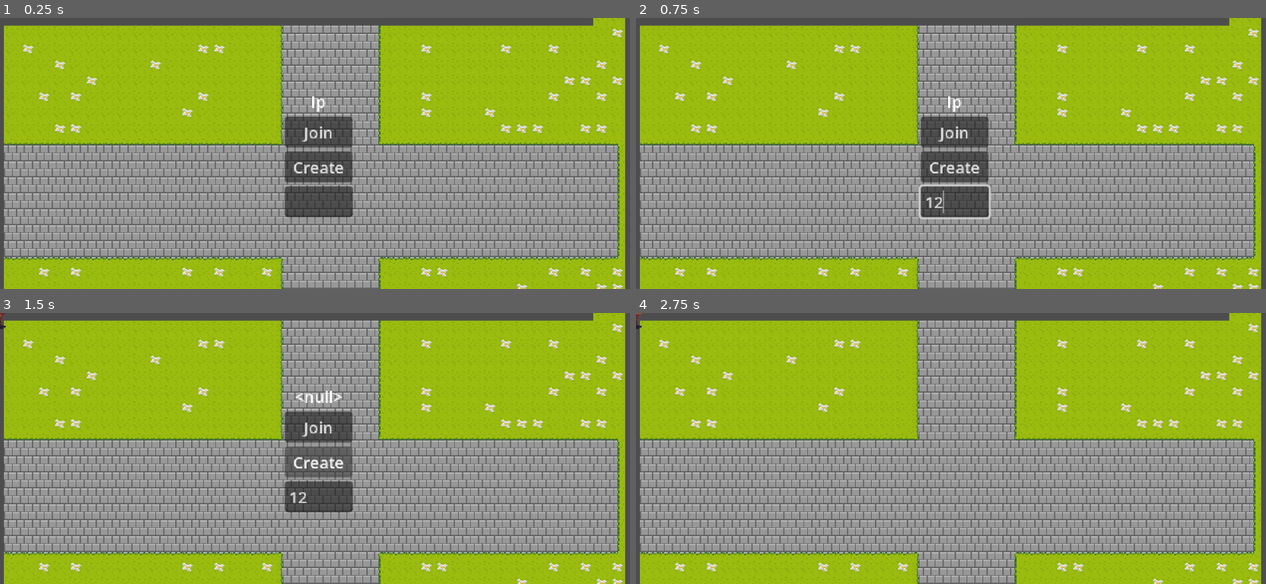
Above: before the commit, frames 1-4 (two rows, left to right).
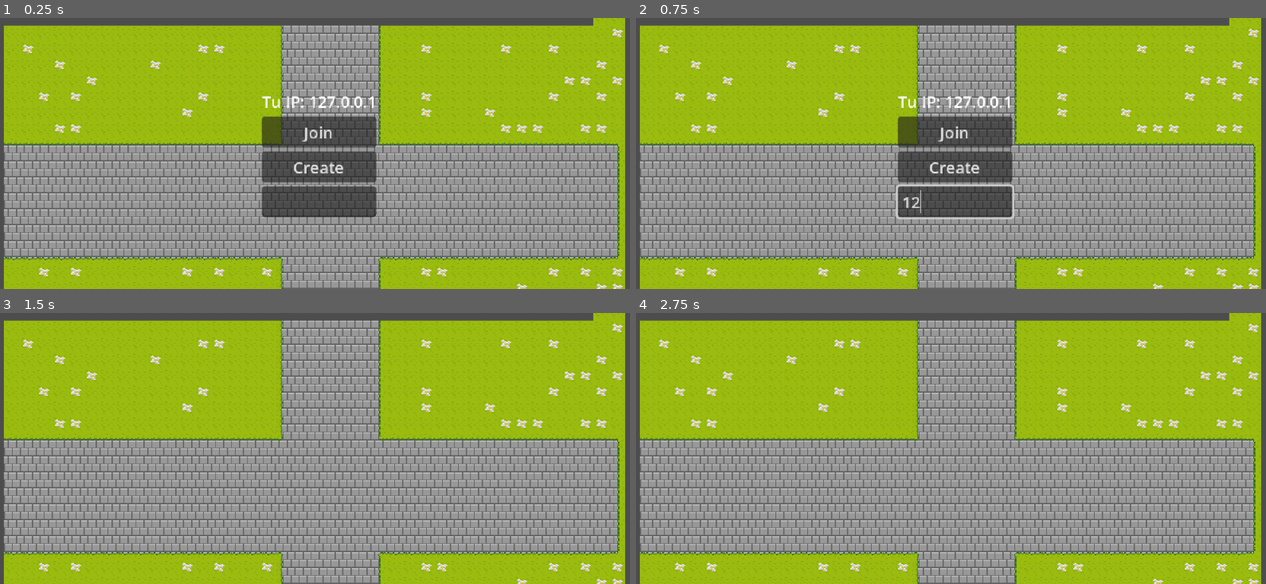
Above: after the commit, the same moments.

Repository: GroverAmador/Rhytm_Park
Game: Godot game, scene res://Scenes/UI/menu.tscn
The game is run twice, just before and just after one commit, with the same random seed, the same clock (stepped at 60 frames per second) and the same inputs. This scene is started directly instead of the project's main scene.
Inputs (mouse positions are in pixels of both pictures, inside the frame that each line leads up to):
- Up to frame 1 (0.25 s): no input
- Up to frame 2 (0.75 s): click (957, 202) at 0.52 s; type "12" at 0.6 s
- Up to frame 3 (1.5 s): click "Create" at 1.25 s
- Up to frame 4 (2.75 s): click (957, 426) at 2 s, where only the run before the commit has a clickable "Join"

The runs differ from the first frame. In frame 1, 2.9% of the frame differs, in the area x 41-60%, y 28-74%; in frame 2, 3.1%; in frame 3, 3.6%, in the area x 0-57%, y 0-74%; in frame 4, less than 0.1%.
Error before the commit: Invalid operands 'String' and 'Nil' in operator '+'. (res://Scripts/Game/menu.gd:8)

Commit message:
feat: implementar sincronización multijugador y corrección de red local

Diff:
--- a/Scripts/Game/Connection/server_manager.gd
+++ b/Scripts/Game/Connection/server_manager.gd
@@ -1,44 +1,40 @@
 extends Node
 class_name ServerManager
 
-
-@export_category("Player")
 @export var Player : PackedScene
-@export_category("Path")
-@export var main_scene: Node
-@export_category("Atrubutes")
-@export var addres: String
-@export var port: String
-@export var max_clients = 3
+@export var main_scene : Node
+@export var port : int = 8910
 
 var peer = ENetMultiplayerPeer.new()
-enum connection {SERVER, CLIENT}
 
+func _ready():
+	multiplayer.peer_connected.connect(_on_peer_connected)
+	print("ServerManager listo.")
 
-func CreateServer(_port: String = port):
-	peer.create_server(_port.to_int(), max_clients)
-	checkConnection(connection.SERVER)
+func CreateServer():
+	var error = peer.create_server(port, 3)
+	if error != OK:
+		print("Error al crear servidor: ", error)
+		return
 	multiplayer.multiplayer_peer = peer
-	multiplayer.peer_connected.connect(player_connected)
-	player_connected()
+	print("Servidor iniciado en puerto: ", port)
 
-func CreateClient(_address: String = addres, _port: String = port):
-	peer.create_client(_address, _port.to_int())
-	checkConnection(connection.CLIENT)
-	multiplayer.multiplayer_peer = peer
-
-
-
-func player_connected(id: int = 1):
+	# Instanciar al jugador del servidor (ID 1)
 	var player = Player.instantiate()
-	player.name = str(id)
+	player.name = "1"
 	main_scene.add_child(player, true)
 
+func CreateClient(address: String):
+	var error = peer.create_client(address, port)
+	if error != OK:
+		print("Error al conectar: ", error)
+		return
+	multiplayer.multiplayer_peer = peer
+	print("Intentando conectar a: ", address)
 
-func checkConnection(type: connection):
-	if peer.get_connection_status() == MultiplayerPeer.CONNECTION_DISCONNECTED:
-		if type == connection.SERVER:
-			OS.alert("Error al crear el servidor","Error de red")
-		else:
-			OS.alert("Error al unirse a la partida", "Error en el servidor")
-		return
+func _on_peer_connected(id):
+	print("Jugador unido con ID: ", id)
+	if multiplayer.is_server():
+		var player = Player.instantiate()
+		player.name = str(id)
+		main_scene.add_child(player, true)
--- a/Scripts/Game/menu.gd
+++ b/Scripts/Game/menu.gd
@@ -1,30 +1,35 @@
 extends Node2D
-@onready var IpText
-@onready var addres = $CanvasLayer/BoxContainer/VBoxContainer/LineEdit.text
-@onready var server=$ServerManager
+
+# Referencias a los nodos necesarios
+@onready var line_edit = $CanvasLayer/BoxContainer/VBoxContainer/LineEdit
+@onready var ip_label = $CanvasLayer/BoxContainer/VBoxContainer/IpLabel
+@onready var server = $ServerManager
 
 func _ready() -> void:
-	var ip = get_addres()
-	$CanvasLayer/BoxContainer/VBoxContainer/IpLabel.text = "Your ip: " + ip
-	$Ip.show()
-
-
-
+	var ip = get_address()
+	ip_label.text = "Tu IP: " + ip
+	# $Ip.show() # Asegúrate de que este nodo exista, si no, coméntalo
 
 func _on_join_pressed() -> void:
-	server.CreateClient(addres)
+	# AQUÍ ESTÁ LA CORRECCIÓN: Leemos el texto en el momento exacto del clic
+	var ip_a_conectar = line_edit.text.strip_edges()
+
+	if ip_a_conectar == "":
+		print("Campo de IP vacío, intentando con 127.0.0.1")
+		ip_a_conectar = "127.0.0.1"
+
+	print("Conectando a: ", ip_a_conectar)
+	server.CreateClient(ip_a_conectar)
 	$CanvasLayer.hide()
 
-
-
 func _on_create_pressed() -> void:
-	var ip = get_addres()
+	# server.CreateServer() usará el puerto definido en el ServerManager
 	server.CreateServer()
-	$CanvasLayer/BoxContainer/VBoxContainer/IpLabel.text = ip
 	$CanvasLayer.hide()
 
-func get_addres():
+func get_address():
 	var addresses = IP.get_local_addresses()
-	for ip  in addresses:
-		if(ip.begins_with("192")):
+	for ip in addresses:
+		if ip.begins_with("192.168."):
 			return ip
+	return "127.0.0.1"
--- a/Scripts/Game/player.gd
+++ b/Scripts/Game/player.gd
@@ -2,42 +2,41 @@
 
 const SPEED = 300.0
 var FacingRight = true
-var current_animation: AnimatedSprite2D
 @onready var animator = $AnimatedSprite2D
 @onready var camera = $Camera2D
 
 func _enter_tree() -> void:
+	# Convertimos el nombre a entero para establecer la autoridad
 	set_multiplayer_authority(name.to_int())
 
 func _ready() -> void:
-	if !is_multiplayer_authority():
+	# El que tiene la autoridad es el que controla al personaje,
+	# por lo tanto, es el único que debe tener la cámara activa.
+	if is_multiplayer_authority():
 		camera.enabled = true
 		camera.make_current()
 	else:
 		camera.enabled = false
-	current_animation = animator
 
 func _physics_process(delta: float) -> void:
+	# Si no soy el dueño, no proceso nada de movimiento
 	if !is_multiplayer_authority():
 		return
-	var direction = Input.get_vector("left","right","up","down")
-	velocity = SPEED * direction
+
+	var direction = Input.get_vector("left", "right", "up", "down")
+	velocity = direction * SPEED
+
 	update_animation()
 	flip()
 	move_and_slide()
 
 func flip():
-	if(FacingRight and velocity.x<0) or (not FacingRight and velocity.x > 0):
-		animator.flip_h = FacingRight
-		FacingRight = not FacingRight
-
+	if (FacingRight and velocity.x < 0) or (not FacingRight and velocity.x > 0):
+		animator.flip_h = !FacingRight # Ajustado para consistencia
+		FacingRight = !FacingRight
 
 func update_animation():
-	if velocity.x or velocity.y:
+	if velocity != Vector2.ZERO:
 		animator.play("walk")
 	else:
 		animator.play("Idle")
-
-func set_spawn():
-	global_position.x = 300
-	global_position.y = 300
